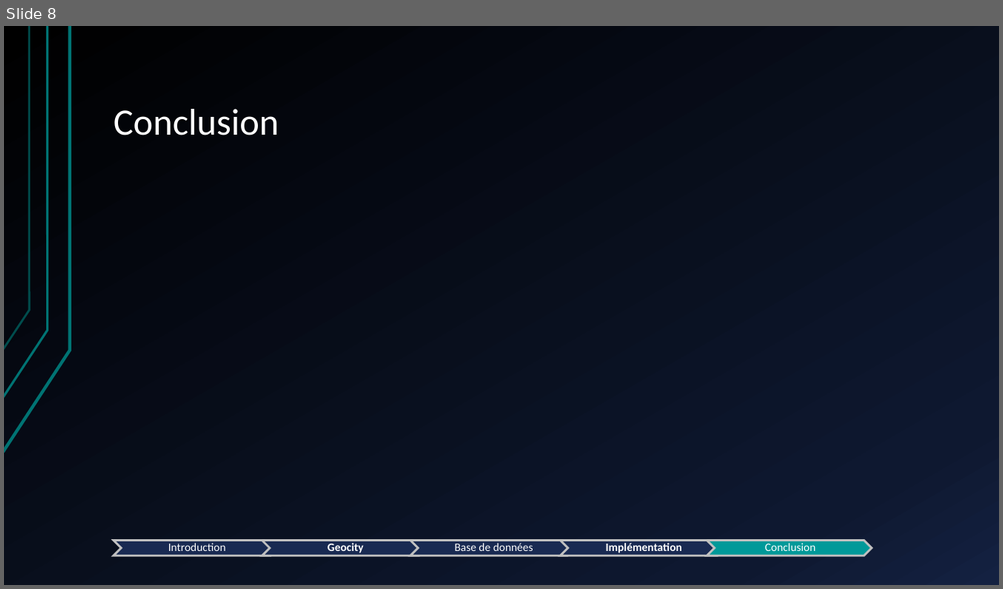
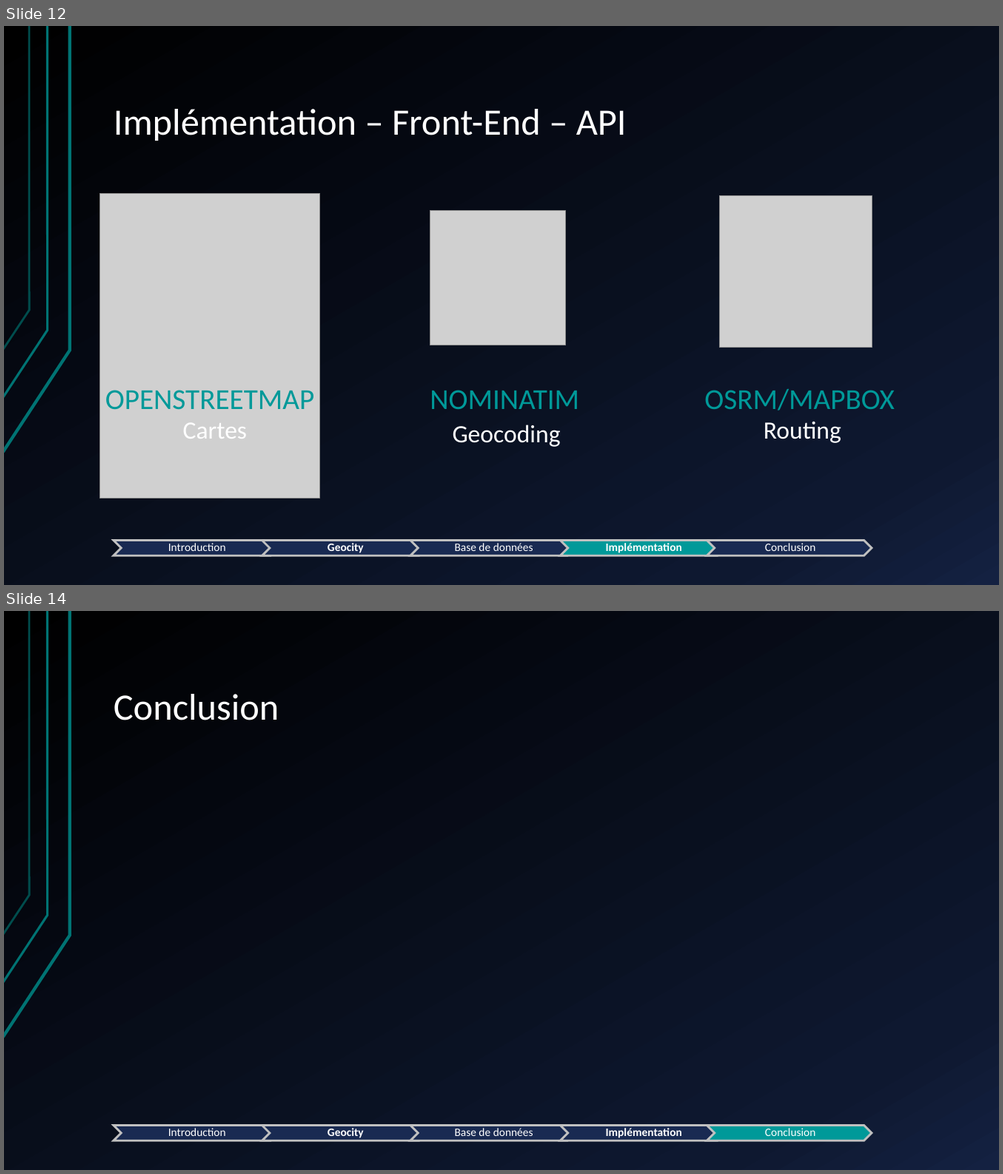
Before and after one commit to WilliamGordon/GeoCity, a slide deck: geocity.analysis/Presentation-TFE.pptx. Shown one above the other, each under a label of ours: slide 8 before the commit, slides 12 and 14 after it; the slides between them are not shown. The pictures are 1003x589 and 1003x1174 pixels, drawn with LibreOffice and Linux fonts; fonts in the diff are those of the drawing; grey boxes stand for pictures. Boxes give left, top, right and bottom in pixels: in the first picture for what was removed or moved away, otherwise in the second. Text is boxed around its words. In the diff, an @@ line names an element or a change of style, - is before the commit and + after.

```diff
--- a/geocity.analysis/Presentation-TFE.pptx
+++ b/geocity.analysis/Presentation-TFE.pptx
@@ slide 12 added at [4,26,999,585], background gradient #000000 to #0F1931 to #142242; not listed: 3 template elements that a slide beside it also shows @@
@@ title added at [114,109,626,141], 36 pt, text #FFFFFF @@
+Implémentation – Front-End – API
@@ picture added at [99,194,319,499] @@
@@ picture added at [720,196,872,349] @@
@@ picture added at [430,211,565,346] @@
@@ text added at [105,390,314,410], 28 pt, text #009999 @@
+OPENSTREETMAP
@@ text added at [430,390,579,409], 28 pt, text #009999 @@
+NOMINATIM
@@ text added at [704,389,893,411], 28 pt, text #009999 @@
+OSRM/MAPBOX
@@ text added at [183,423,247,439], 24 pt, text #FFFFFF @@
+Cartes
@@ text added at [452,425,560,447], 24 pt, text #FFFFFF @@
+Geocoding
@@ text added at [763,421,841,443], 24 pt, text #FFFFFF @@
+Routing
@@ group added at [114,541,872,557]: 5 chevrons, 5 texts @@
+Introduction
+Geocity
+Base de données
+Implémentation
+Conclusion
@@ what was slide 8 is now slide 14 @@
```
Also in this commit, not shown: 4 slides changed, 5 other slides added, 13 other files.
